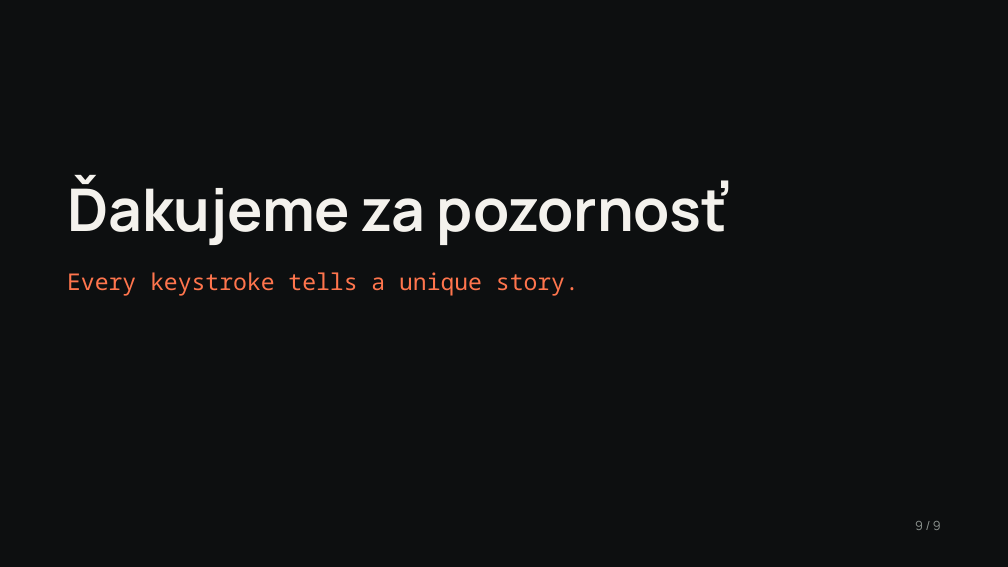
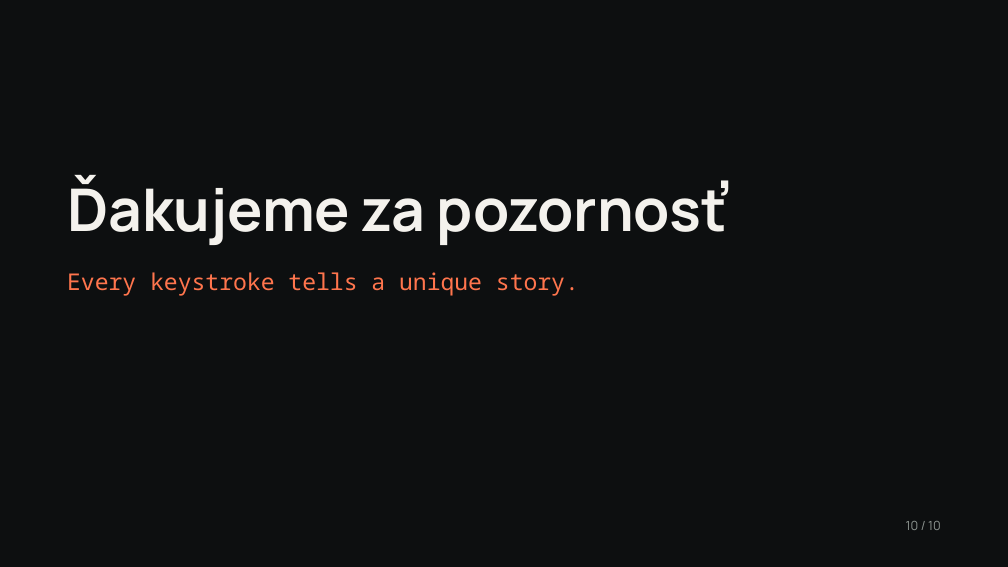
Before and after one commit to tetianamohorian23/bsb-keystroke, a slide deck: slide 10 of Rytmus písania obhajoba (aktualizovaná).pptx (slide 9 before the commit). Drawn at 1008x567 pixels with LibreOffice and Linux fonts; fonts in the diff are those of the drawing; background and template pictures are left out. Boxes give left, top, right and bottom in pixels: in the first picture for what was removed or moved away, otherwise in the second. Text is boxed around its words. In the diff, an @@ line names an element or a change of style, - is before the commit and + after.

```diff
--- a/Rytmus písania obhajoba (aktualizovaná).pptx
+++ b/Rytmus písania obhajoba (aktualizovaná).pptx
@@ text at [906, 521, 941, 530]: text changed @@
-9 / 9
+10 / 10
```
Also in this commit, not shown: 6 other slides changed, 1 slide added, 31 other files.
